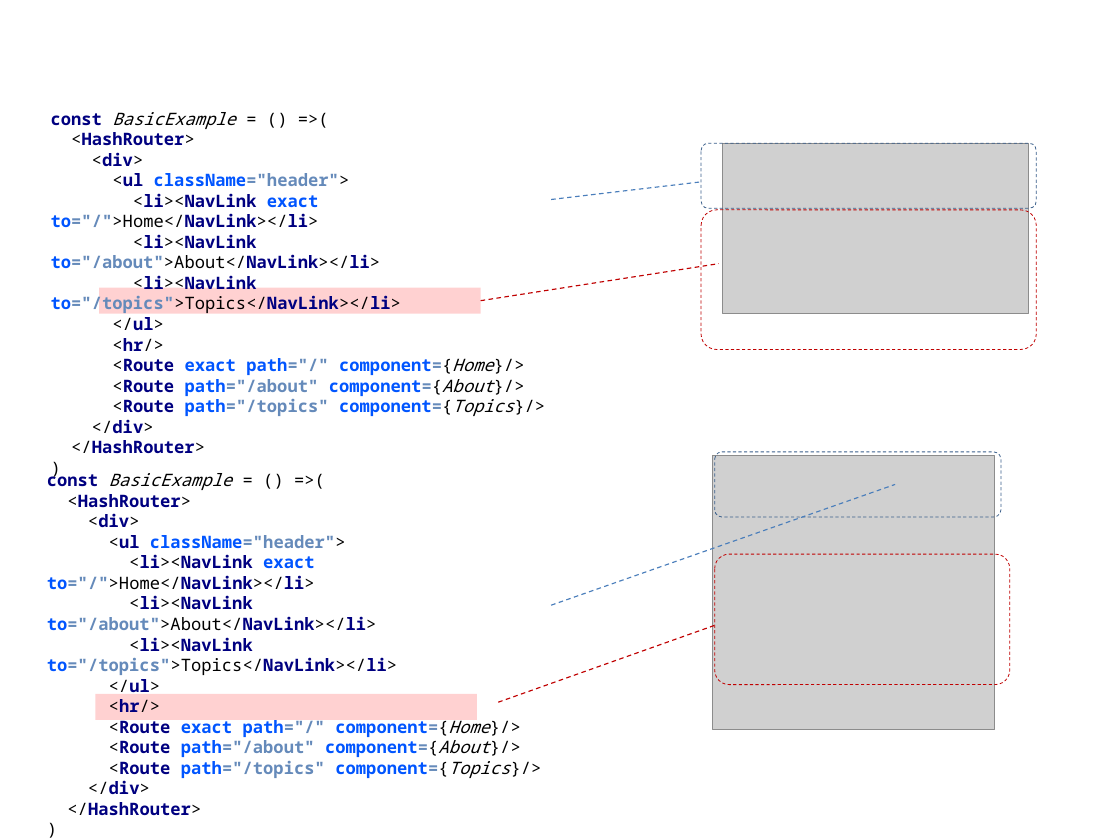
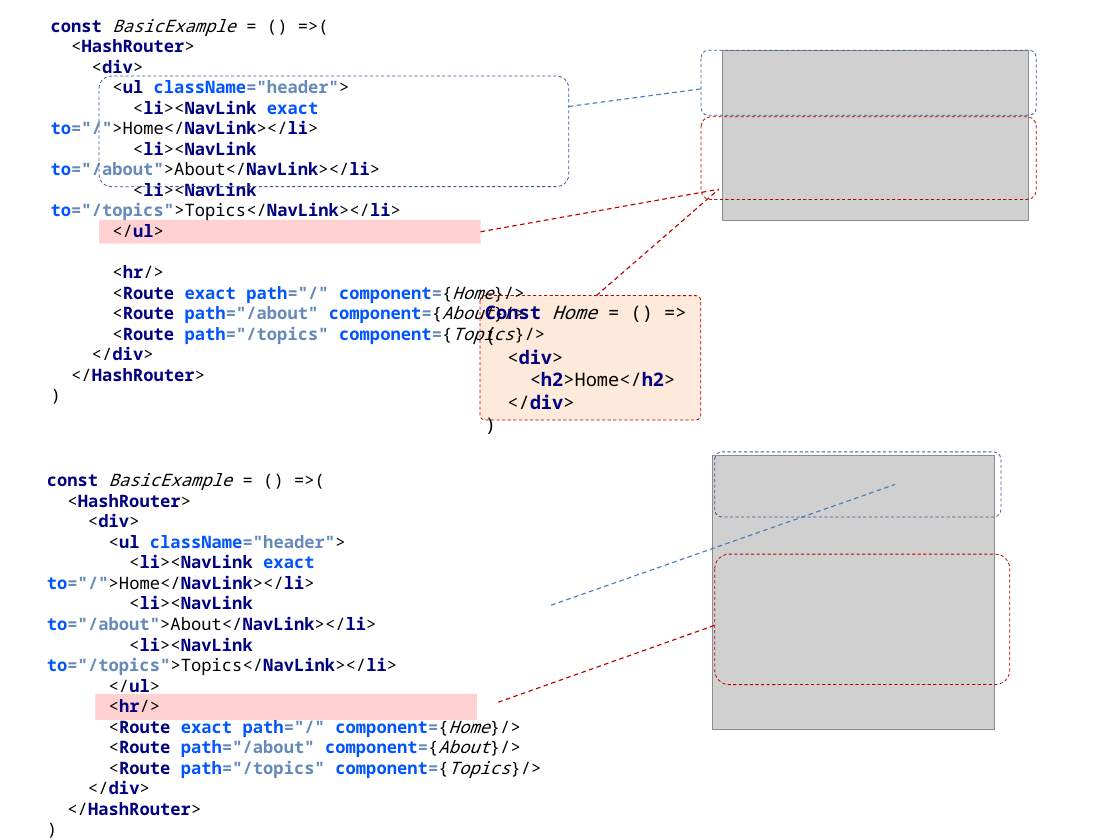
Before and after one commit to Lars-m/SlidesJsSEM-3, a slide deck: slide 2 of public/reactRouting/routing.pptx. Drawn at 1120x840 pixels with LibreOffice and Linux fonts; fonts in the diff are those of the drawing; grey boxes stand for pictures. Boxes give left, top, right and bottom in pixels: in the first picture for what was removed or moved away, otherwise in the second. Text is boxed around its words. In the diff, an @@ line names an element or a change of style, - is before the commit and + after.

```diff
--- a/public/reactRouting/routing.pptx
+++ b/public/reactRouting/routing.pptx
@@ text at (51, 19, 514, 360): text changed @@
-const BasicExample = () =>(
-<HashRouter>
-<div>
-<ul className="header">
-<li><NavLink exact to="/">Home</NavLink></li>
-<li><NavLink to="/about">About</NavLink></li>
-<li><NavLink to="/topics">Topics</NavLink></li>
-</ul>
-<hr/>
-<Route exact path="/" component={Home}/>
-<Route path="/about" component={About}/>
-<Route path="/topics" component={Topics}/>
-</div>
-</HashRouter>
-)
+const BasicExample = () =>(
+<HashRouter>
+<div>
+<ul className="header">
+<li><NavLink exact to="/">Home</NavLink></li>
+<li><NavLink to="/about">About</NavLink></li>
+<li><NavLink to="/topics">Topics</NavLink></li>
+</ul>
+<hr/>
+<Route exact path="/" component={Home}/>
+<Route path="/about" component={About}/>
+<Route path="/topics" component={Topics}/>
+</div>
+</HashRouter>
+)
@@ rounded rectangle: place and size @@
-rounded rectangle at (701, 143, 1036, 208)
+rounded rectangle at (701, 50, 1036, 115)
@@ picture: place and size @@
-picture at (722, 143, 1028, 314)
+picture at (722, 50, 1028, 221)
@@ rounded rectangle added at (100, 76, 569, 187), outline #3A5F8C 0.5 pt dashed @@
@@ line moved from (551, 199) - (701, 181) to (569, 106) - (701, 88) @@
@@ rounded rectangle: place and size @@
-rounded rectangle at (701, 209, 1036, 349)
+rounded rectangle at (701, 116, 1036, 199)
@@ line moved from (480, 300) - (719, 263) to (480, 232) - (719, 189) @@
@@ line added from (596, 296) to (719, 189), #C00000 0.75 pt dashed @@
@@ rectangle: place and size @@
-rectangle at (100, 288, 482, 314)
+rectangle at (100, 220, 482, 243)
@@ rounded rectangle added at (480, 296, 701, 420), fill #FDEADA, outline #C00000 0.5 pt dashed @@
@@ text added at (485, 305, 676, 409), 12 pt, text #000000 @@
+Const Home = () => (
+<div>
+<h2>Home</h2>
+</div>
+)
```
Also in this commit, not shown: 1 slide added, 2 other files.
